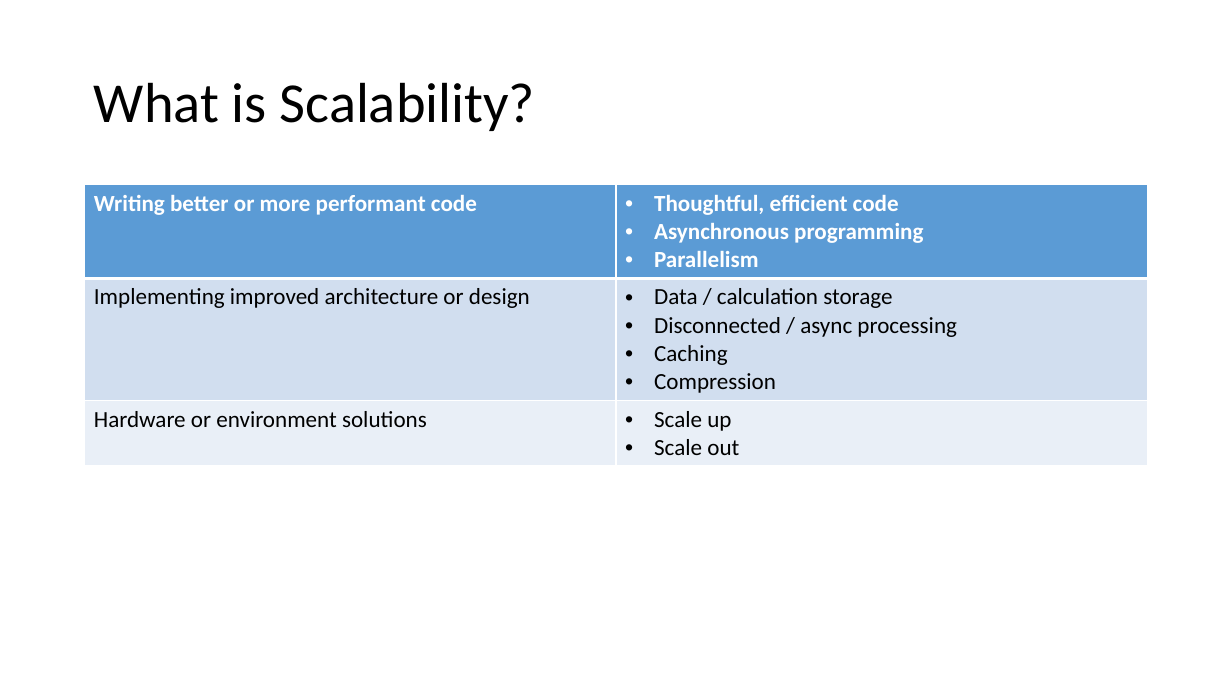
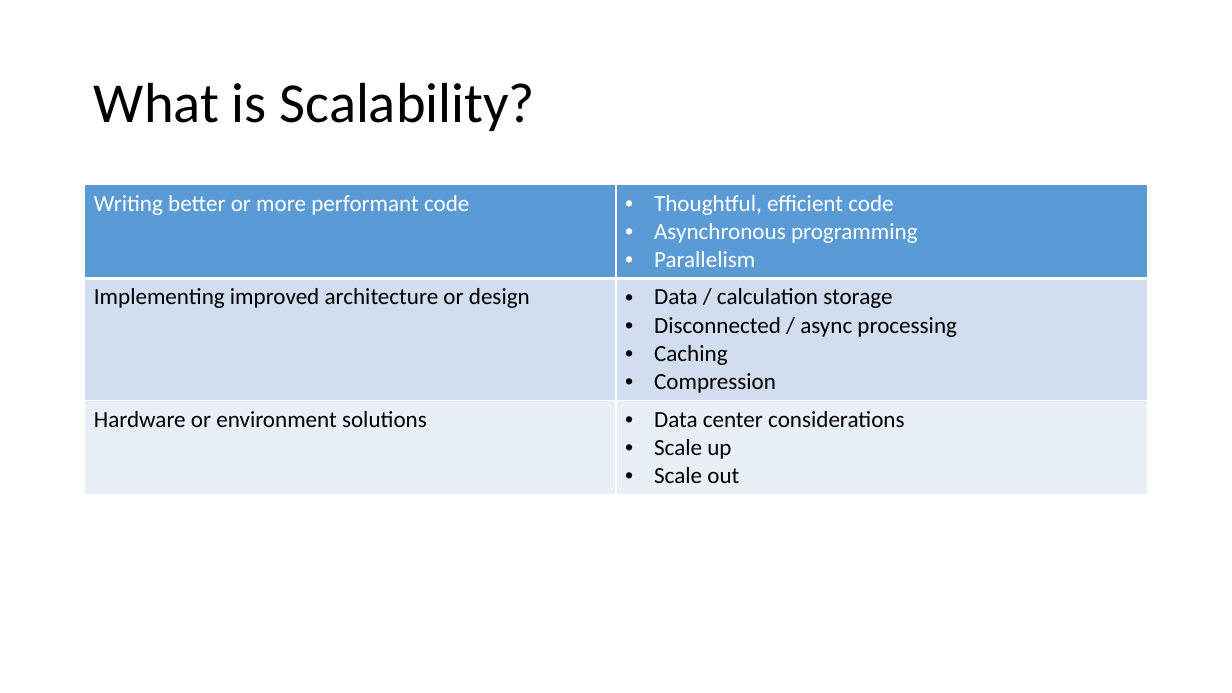
Before and after one commit to mark-doyle/dal-cs-sig, a slide deck: slide 2 of RealWorldScalability/Real World Scalability.pptx. Drawn at 1232x693 pixels with LibreOffice and Linux fonts; fonts in the diff are those of the drawing. Boxes give left, top, right and bottom in pixels: in the first picture for what was removed or moved away, otherwise in the second. Text is boxed around its words. In the diff, an @@ line names an element or a change of style, - is before the commit and + after.

```diff
--- a/RealWorldScalability/Real World Scalability.pptx
+++ b/RealWorldScalability/Real World Scalability.pptx
@@ table at <box>85,185,1148,490</box> @@
-row 3, column 2: Scale up / Scale out
+row 3, column 2: Data center considerations / Scale up / Scale out
@@ bold off in "Writing better or more performant code", "Thoughtful, efficient code", "Asynchronous programming", "Parallelism" @@
```
Also in this commit, not shown: 7 other slides changed, 12 slides added.
